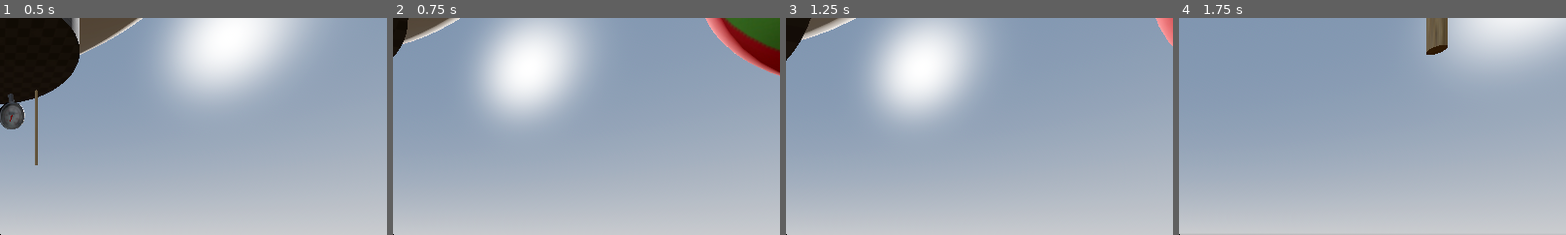
Above: before the commit, frames 1-4 (left to right).
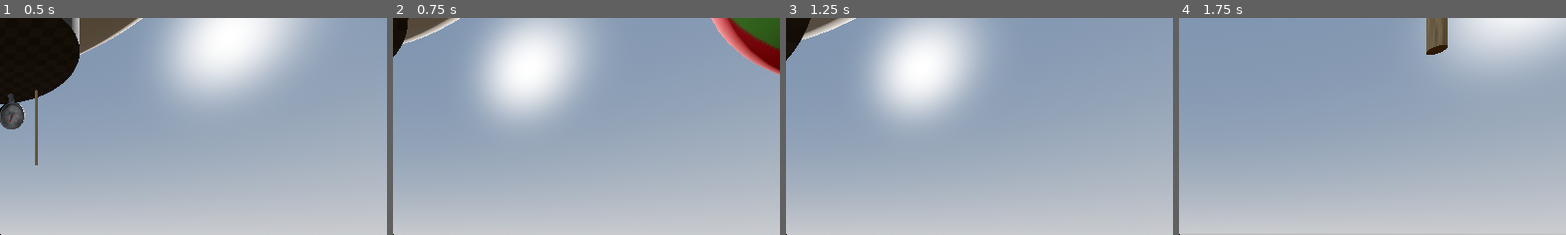
Above: after the commit, the same moments.

Repository: MagmaC4/Envelope
Game: Godot game, scene res://Scenes/master.tscn
Same seed, same stepped clock (60 frames per second), same inputs: the game is played once before the commit and once after it.
Inputs (mouse positions are % of the whole screen's width and height, from its top left):
- Up to frame 1 (0.5 s): no input
- Up to frame 2 (0.75 s): tap Enter at 0.5 s; move the mouse to (55, 50) at 0.52 s; press the mouse at (55, 50) at 0.53 s; hold W (move_forward) from 0.53 s (still down)
- Up to frame 3 (1.25 s): keep holding W (move_forward); tap Space (move_jump) at 0.77 s
- Up to frame 4 (1.75 s): keep holding W (move_forward); move the mouse to (45, 50) at 1.27 s; release the mouse at (45, 50) at 1.28 s; tap Shift (sprint) at 1.35 s; tap Space (move_jump) at 1.52 s
The pictures show only the part of the screen within x 50-100%, y 0-50%; the shares and areas given below are measured in that part.

Frame 1 is identical in both runs. In frame 2, 1.6% of the frame differs, in the area x 80-100%, y 0-27%; in frame 3, 0.3%; in frame 4, nothing differs.

Commit message:
Can fly kind of

Diff:
--- a/Scripts/balloon_vehicle2.gd
+++ b/Scripts/balloon_vehicle2.gd
@@ -10,7 +10,7 @@
 @onready var radius_to_fan
 
 var g = 1
-var max_fall = -10
+var max_fall = -5
 var max_rise = 10
 var velocity: Vector3
 var air_resistance : float = 1
@@ -33,11 +33,21 @@
 	velocity.y = clamp(velocity.y, max_fall, max_rise)
 	print(velocity.y)
 
-	velocity.x += (-air_resistance + (left_crank.power + right_crank.power)*.05)*delta
-	velocity.x
 
-	move_and_collide(delta*velocity)
+
+	if move_and_collide(delta*velocity):
+		velocity.y = 0
+
+	var speed = (-air_resistance + (left_crank.power + right_crank.power))*delta
+	speed = clamp(speed, 0, 20)
+	global_position += -global_transform.basis.z * speed *delta
 	# Set altimeter gauge's value with height
+
+	var rot_speed = delta*(right_crank.power - left_crank.power)
+	rot_speed = move_toward(rot_speed, 0, rotation_resistance)
+	var local_y = global_transform.basis.y
+	global_transform.basis = global_transform.basis.rotated(local_y, rot_speed*delta)
+
 	altimeter.value = global_position.y
 
 	# Set thermometer gauge's value with burner power
